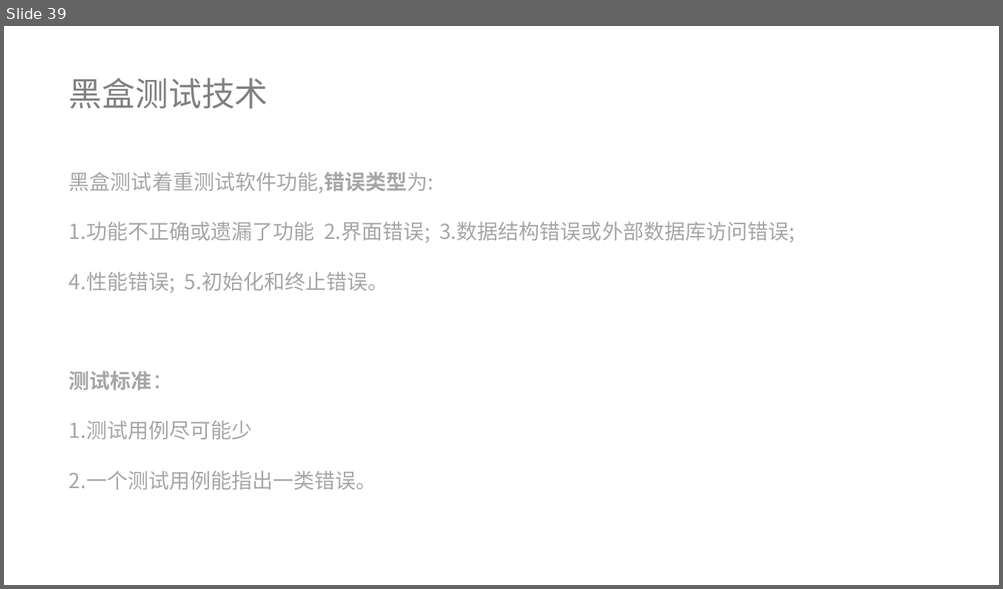
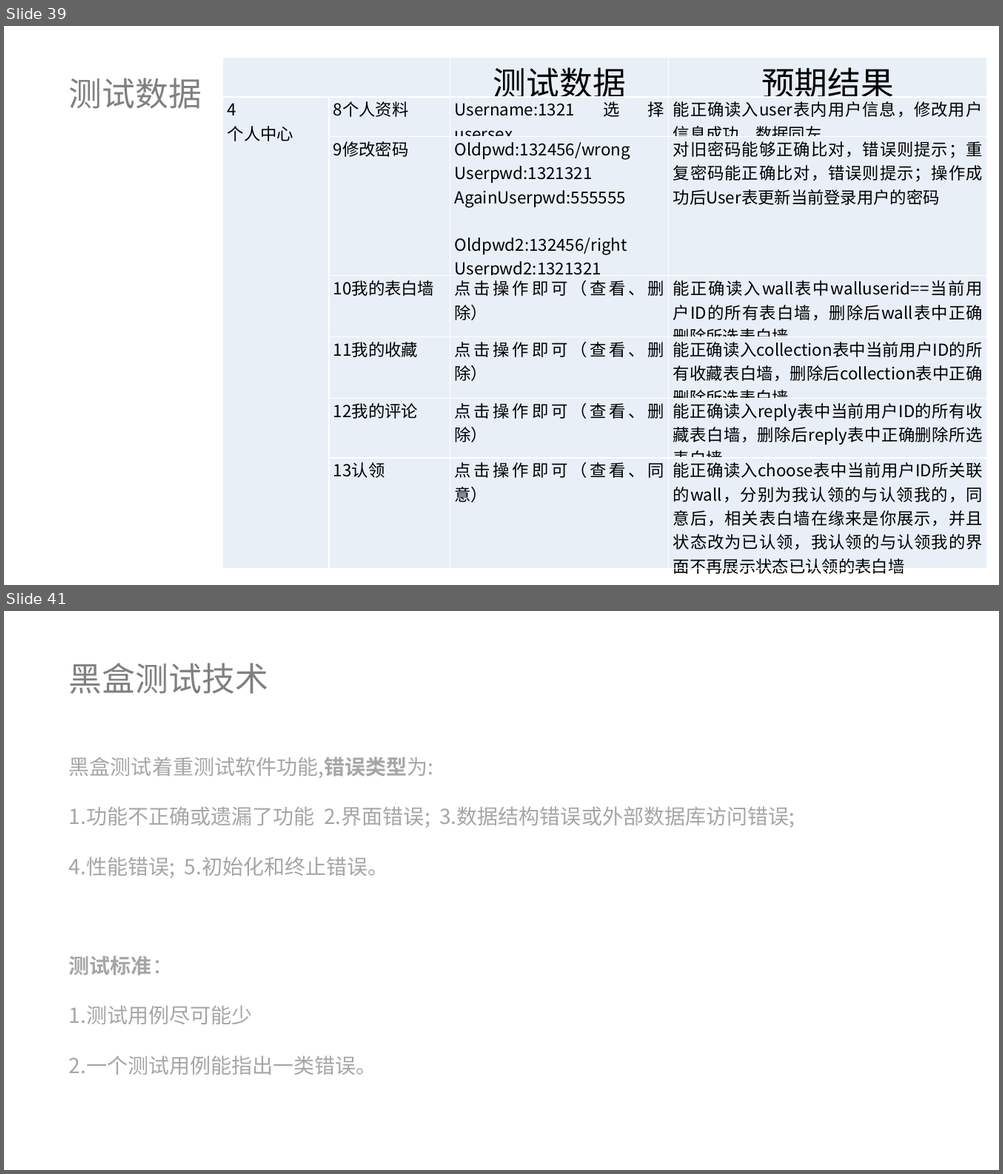
Before and after one commit to lenovo-wu/G11ZUCC, a slide deck: 翻转课堂G11.pptx. Shown one above the other, each under a label of ours: slide 39 before the commit, slides 39 and 41 after it; the slides between them are not shown. The pictures are 1003x589 and 1003x1174 pixels, drawn with LibreOffice and Linux fonts; fonts in the diff are those of the drawing. Boxes give left, top, right and bottom in pixels: in the first picture for what was removed or moved away, otherwise in the second. Text is boxed around its words. In the diff, an @@ line names an element or a change of style, - is before the commit and + after.

Commit message:
更新 翻转课堂G11.pptx

```diff
--- a/翻转课堂G11.pptx
+++ b/翻转课堂G11.pptx
@@ slide 39 added at [4, 26, 999, 585], background #FFFFFF @@
@@ table added at [222, 57, 987, 577], 7 rows, 4 columns @@
+ |  | 测试数据 | 预期结果
+4 / 个人中心 | 8个人资料 | Username:1321选择usersex | 能正确读入user表内用户信息，修改用户信息成功，数据同左
+ | 9修改密码 | Oldpwd:132456/wrong / Userpwd:1321321 / AgainUserpwd:555555 / Oldpwd2:132456/right / Userpwd2:1321321 / AgainUserpwd:1321321 | 对旧密码能够正确比对，错误则提示；重复密码能正确比对，错误则提示；操作成功后User表更新当前登录用户的密码
+ | 10我的表白墙 | 点击操作即可（查看、删除） | 能正确读入wall表中walluserid==当前用户ID的所有表白墙，删除后wall表中正确删除所选表白墙
+ | 11我的收藏 | 点击操作即可（查看、删除） | 能正确读入collection表中当前用户ID的所有收藏表白墙，删除后collection表中正确删除所选表白墙
+ | 12我的评论 | 点击操作即可（查看、删除） | 能正确读入reply表中当前用户ID的所有收藏表白墙，删除后reply表中正确删除所选表白墙
+ | 13认领 | 点击操作即可（查看、同意） | 能正确读入choose表中当前用户ID所关联的wall，分别为我认领的与认领我的，同意后，相关表白墙在缘来是你展示，并且状态改为已认领，我认领的与认领我的界面不再展示状态已认领的表白墙
@@ text added at [69, 78, 202, 109], 32 pt, text #808080 @@
+测试数据
@@ what was slide 39 is now slide 41 @@
```
Also in this commit, not shown: 4 slides changed, 2 other slides added, 1 slide removed.
